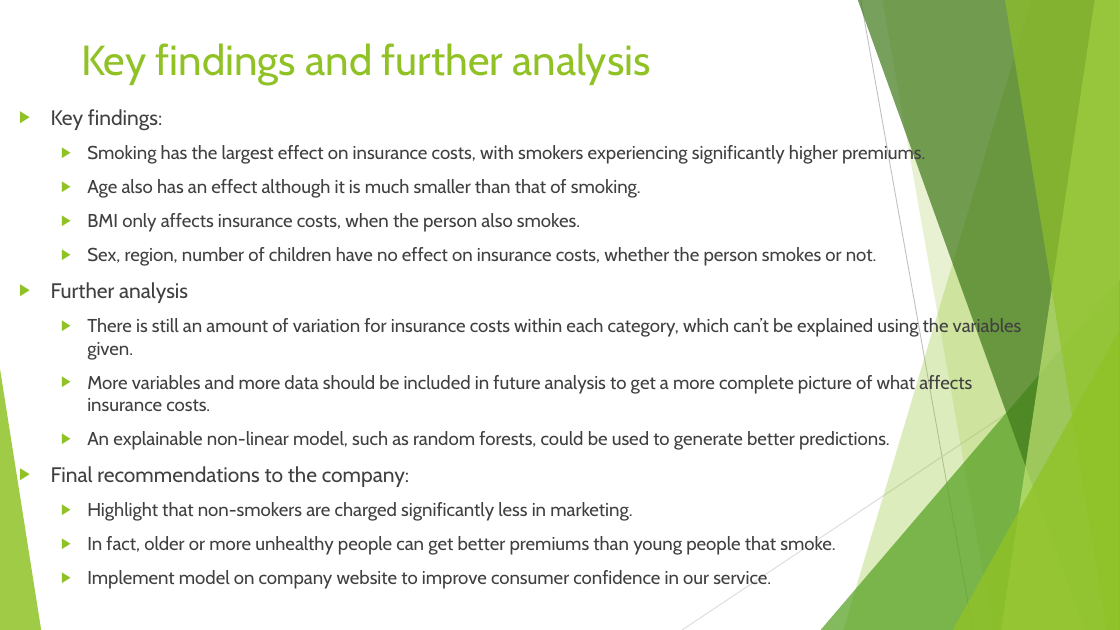
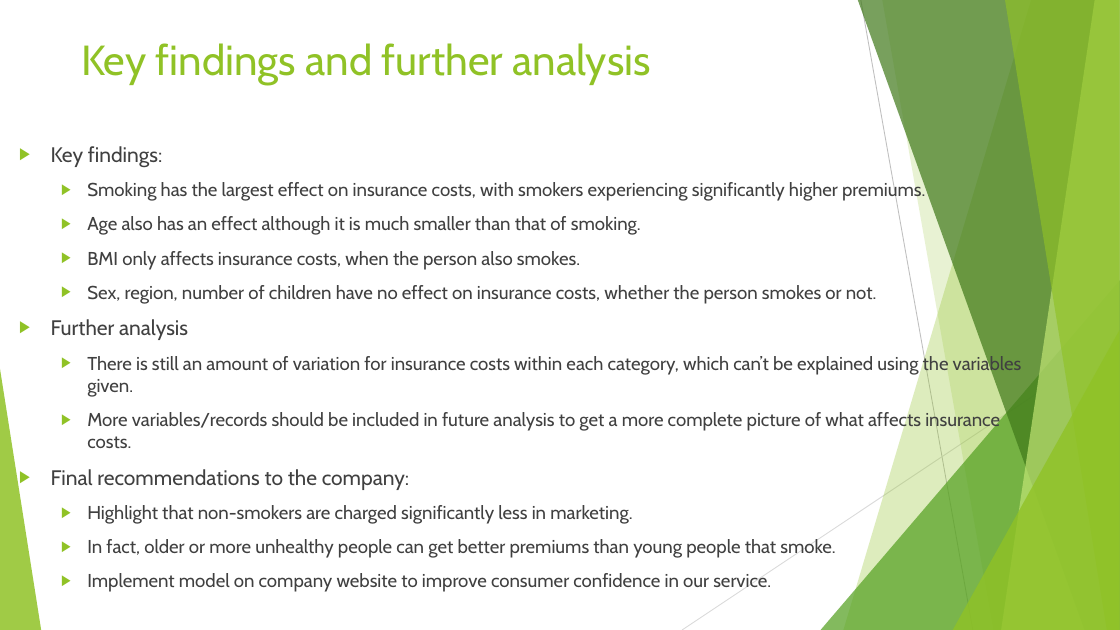
Before and after one commit to PointyH/Insuranceapp, a slide deck: slide 13 of Insurance charges analysis.pptx. Drawn at 1120x630 pixels with LibreOffice and Linux fonts; fonts in the diff are those of the drawing. Boxes give left, top, right and bottom in pixels: in the first picture for what was removed or moved away, otherwise in the second. Text is boxed around its words. In the diff, an @@ line names an element or a change of style, - is before the commit and + after.

```diff
--- a/Insurance charges analysis.pptx
+++ b/Insurance charges analysis.pptx
@@ text "Key findings:": place and size @@
-text "Key findings:" at (51,109,1022,589)
+text "Key findings:" at (51,146,1022,592)
@@ text at (87,412,1000,448): text changed @@
-  ▶ More variables and more data should be included in future analysis to get a more complete picture of what affects insurance costs.
-  ▶ An explainable non-linear model, such as random forests, could be used to generate better predictions.
+  ▶ More variables/records should be included in future analysis to get a more complete picture of what affects insurance costs.
```
Also in this commit, not shown: 3 other slides changed.
